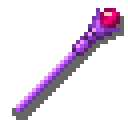
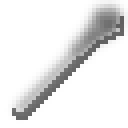
The second 128×128 image is a revision of the first. Changes to its layers:
hid "purple" over <box>16,8,120,112</box>
added layer "unseen" above "shadow" over <box>8,0,128,120</box>
